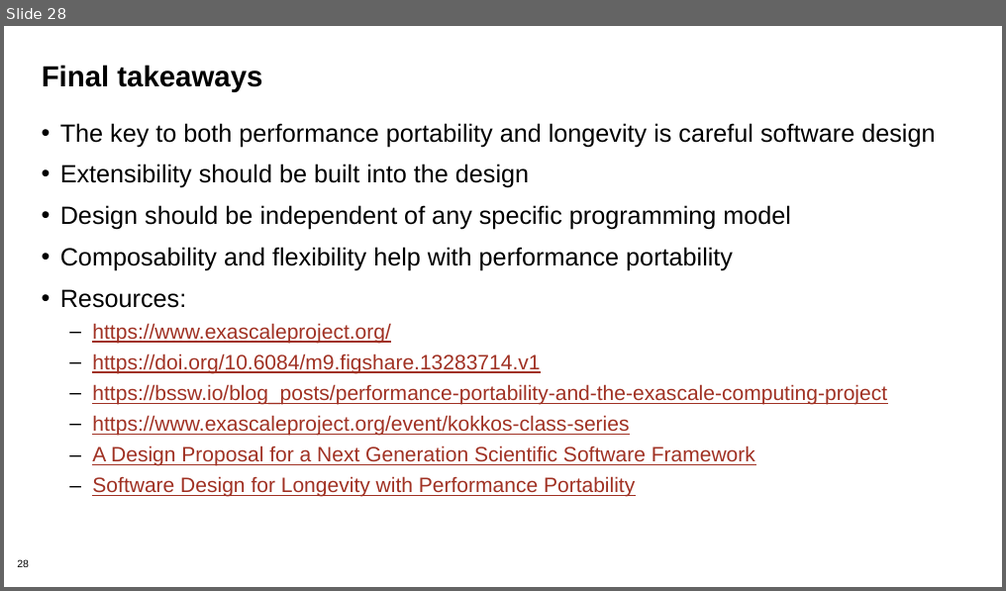
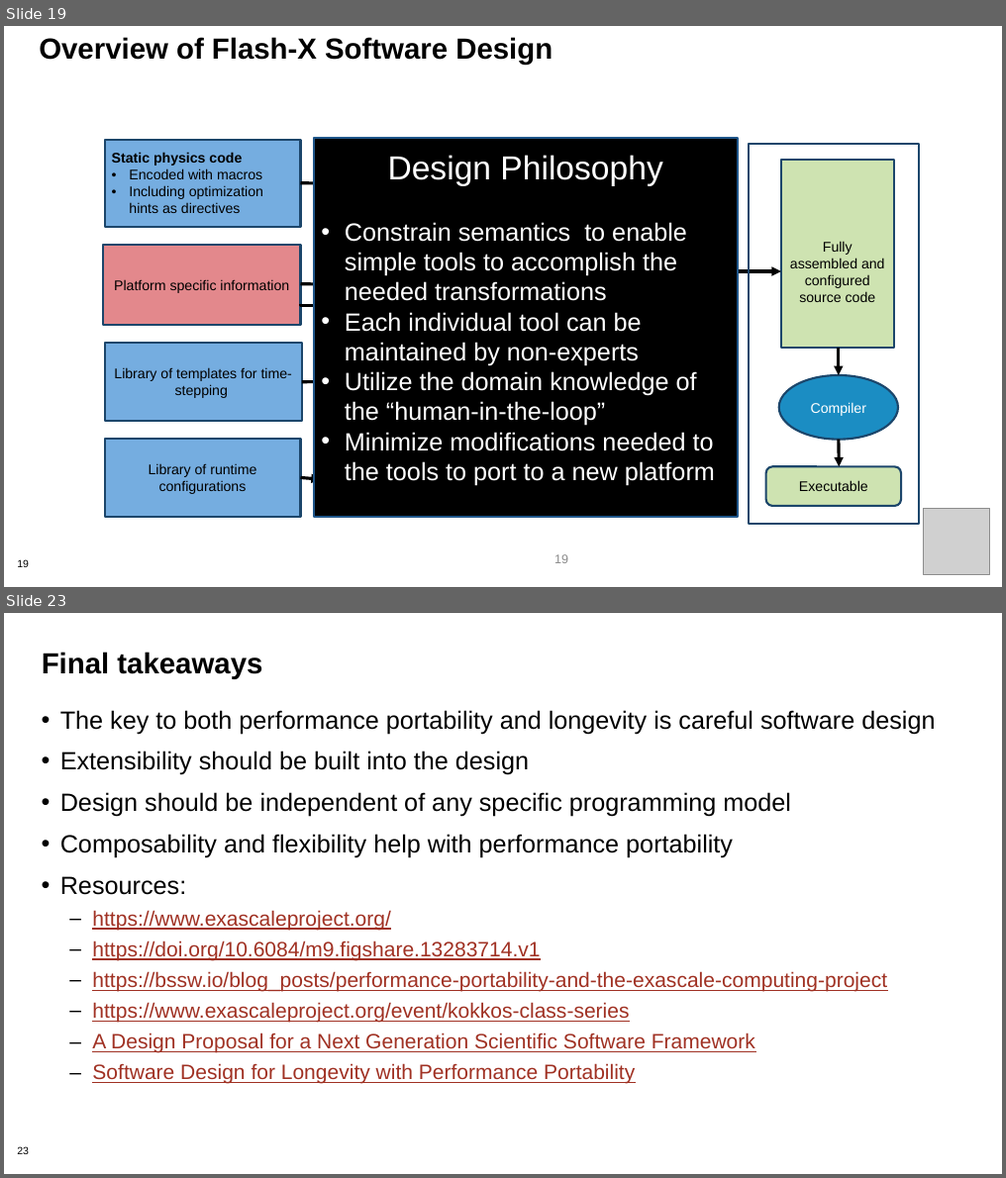
Before and after one commit to bssw-tutorial/presentations, a slide deck: design-a.pptx. Shown one above the other, each under a label of ours: slide 28 before the commit, slides 19 and 23 after it; the slides between them are not shown. The pictures are 1006x591 and 1006x1178 pixels, drawn with LibreOffice and Linux fonts; fonts in the diff are those of the drawing; grey boxes stand for pictures; background and template pictures are left out. Boxes give left, top, right and bottom in pixels: in the first picture for what was removed or moved away, otherwise in the second. Text is boxed around its words. In the diff, an @@ line names an element or a change of style, - is before the commit and + after.

```diff
--- a/design-a.pptx
+++ b/design-a.pptx
@@ slide 19 added at (4, 26, 1002, 587), background #FFFFFF; not listed: 1 template element that a slide beside it also shows @@
@@ title added at (39, 37, 552, 65), 28 pt, text #000000, bold @@
+Overview of Flash-X Software Design
@@ rectangle added at (314, 138, 738, 517), fill #000000, outline #1F578A 2 pt, 24 pt, text #FFFFFF @@
+Design Philosophy
+• Constrain semantics to enable simple tools to accomplish the needed transformations
+• Each individual tool can be maintained by non-experts
+• Utilize the domain knowledge of the “human-in-the-loop”
+• Minimize modifications needed to the tools to port to a new platform
@@ group added at (103, 140, 918, 524): 7 texts, 7 arrows, 6 rectangles, 1 freeform shape, 1 ellipse, 1 rounded rectangle @@
+Library of templates for time-stepping
+Static physics code
+• Encoded with macros
+• Including optimization hints as directives
+Platform specific information
+Library of runtime configurations
+Fully assembled and configured source code
+Compiler
+Executable
@@ picture added at (923, 508, 989, 574) @@
@@ page number added at (554, 555, 568, 564), 12 pt, text #8C8C8C @@
+19
@@ what was slide 28 is now slide 23 @@
```
Also in this commit, not shown: 7 slides changed, 13 other slides added, 19 slides removed.
